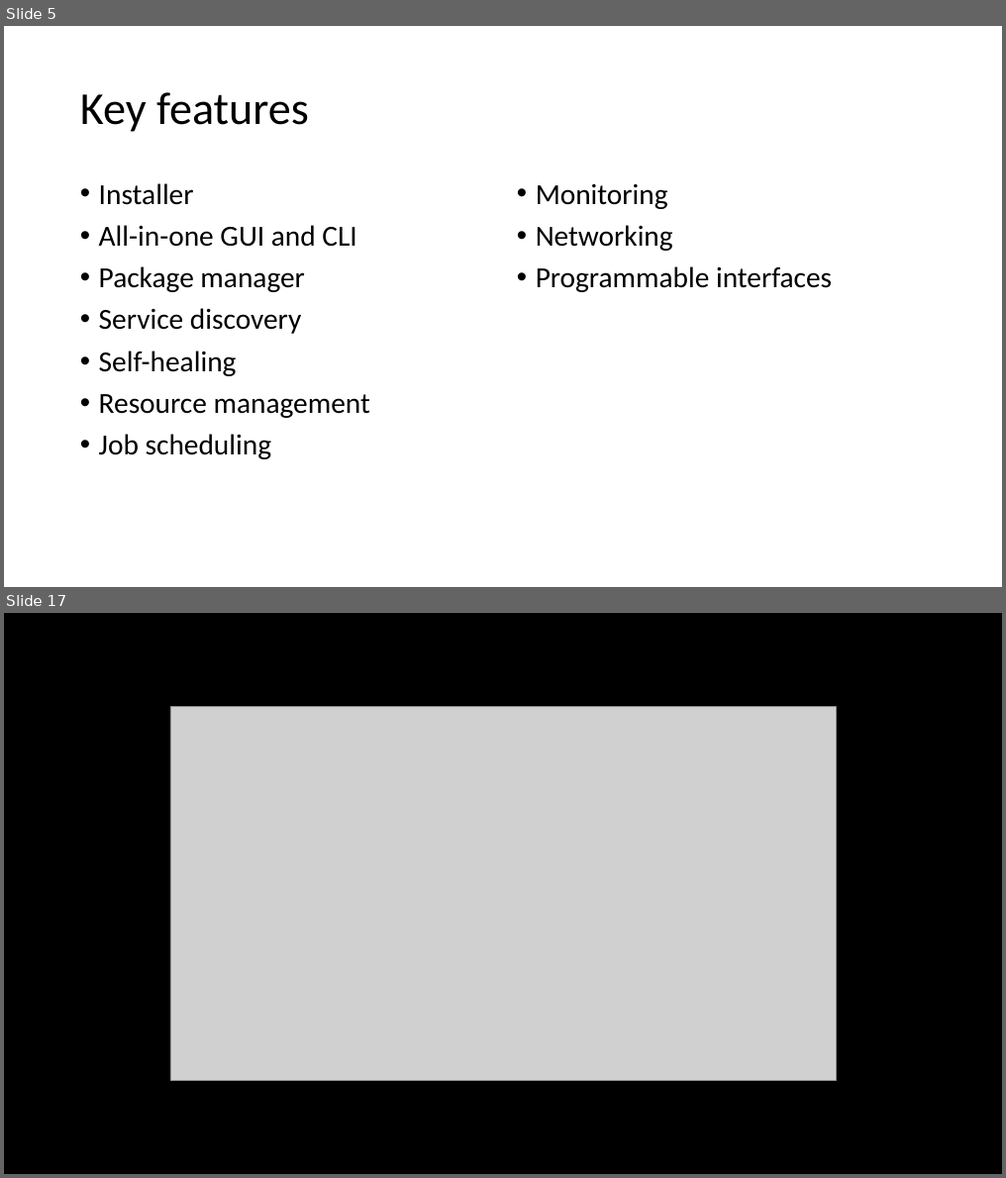
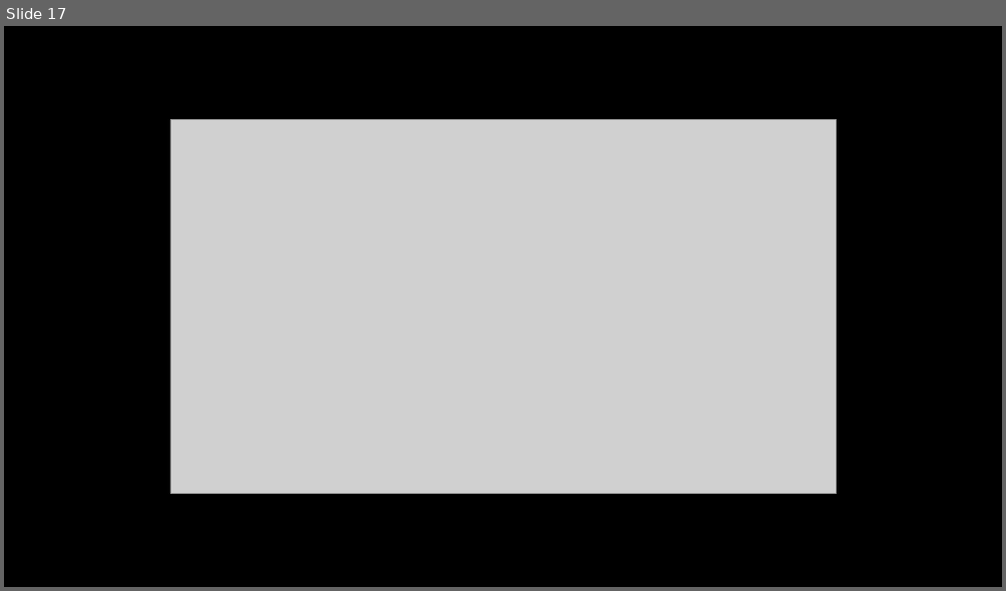
Before and after one commit to ITForumHungary/ITForum2016-DevOps, a slide deck: IT_Forum_Budapest-DCOS.pptx. Shown one above the other, each under a label of ours: slides 5 and 17 before the commit, slide 17 after it; the slides between them are not shown. The pictures are 1006x1178 and 1006x591 pixels, drawn with LibreOffice and Linux fonts; fonts in the diff are those of the drawing; grey boxes stand for pictures. Boxes give left, top, right and bottom in pixels: in the first picture for what was removed or moved away, otherwise in the second. Text is boxed around its words. In the diff, an @@ line names an element or a change of style, - is before the commit and + after.

```diff
--- a/IT_Forum_Budapest-DCOS.pptx
+++ b/IT_Forum_Budapest-DCOS.pptx
@@ slide 5 removed at [4,26,1002,587], background #FFFFFF @@
@@ title removed at [80,92,309,132] @@
-Key features
@@ text removed at [99,183,370,460] @@
-• Installer
-• All-in-one GUI and CLI
-• Package manager
-• Service discovery
-• Self-healing
-• Resource management
-• Job scheduling
@@ text removed at [536,184,832,292] @@
-• Monitoring
-• Networking
-• Programmable interfaces
```
Also in this commit, not shown: 8 slides changed, 8 slides added, 7 other slides removed.
